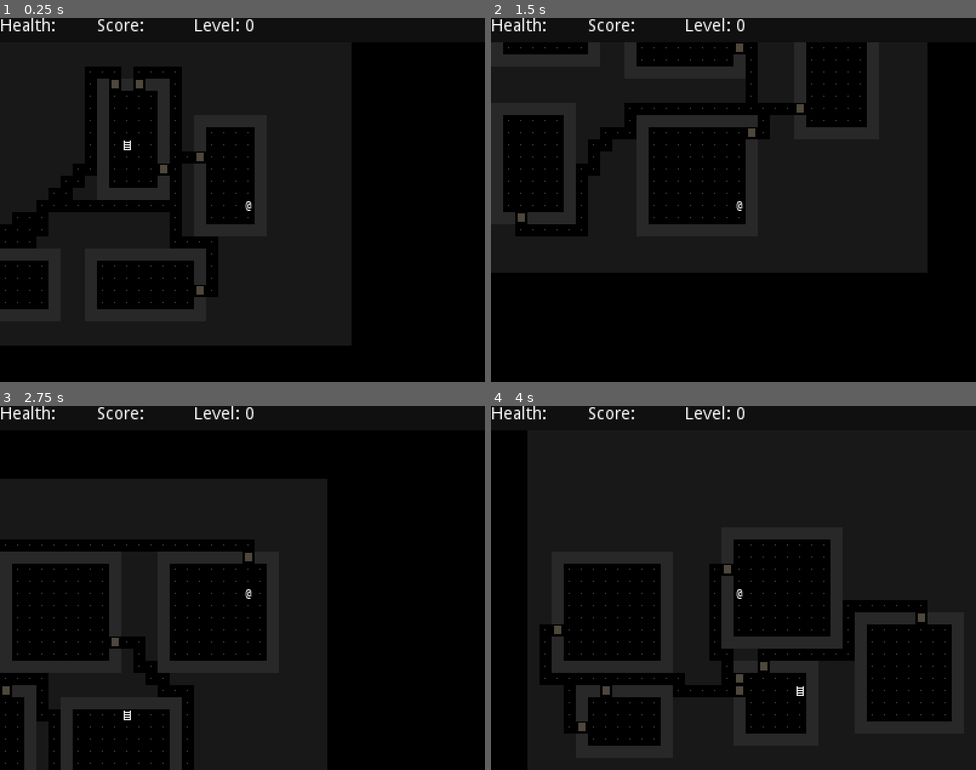
Above: before the commit, frames 1-4 (two rows, left to right).
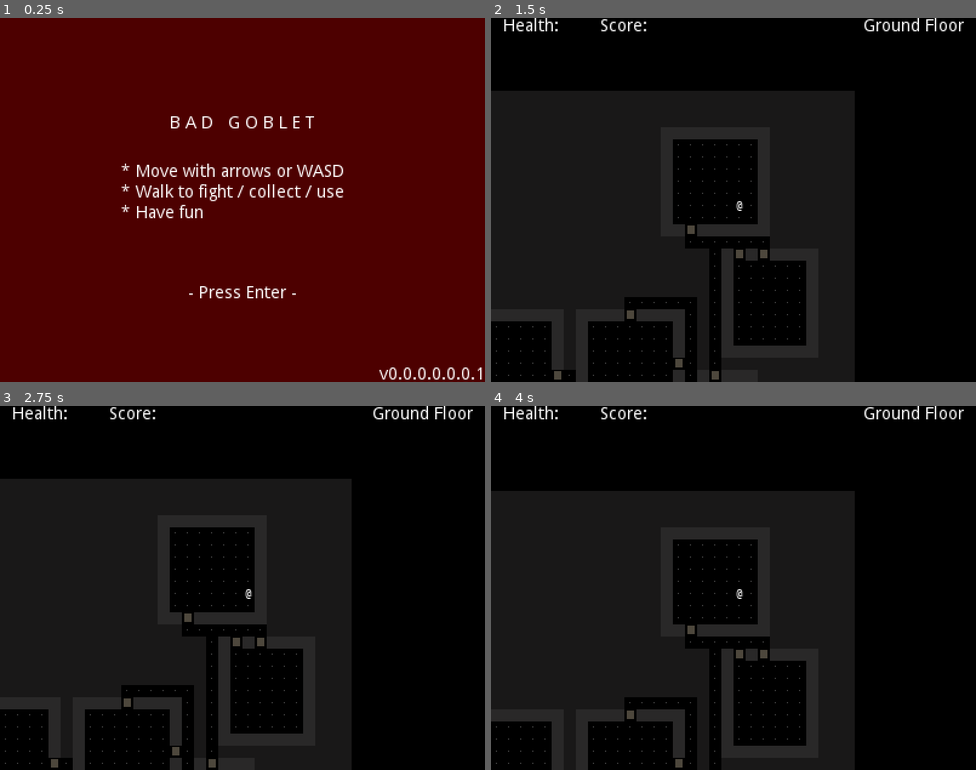
Above: after the commit, the same moments.

Repository: Boyquotes/godot-rl
Game: Godot game, scene res://Game.tscn
The game is run twice, just before and just after one commit, with the same random seed, the same clock (stepped at 60 frames per second) and the same inputs.
Inputs:
- Up to frame 1 (0.25 s): no input
- Up to frame 2 (1.5 s): tap Enter (Restart, bound only before the commit) at 0.5, 1.25 s; hold Right (Right) 0.53-1.28 s; hold Down (Down) from 1.28 s (still down)
- Up to frame 3 (2.75 s): tap Enter (Restart, bound only before the commit) at 2 s; release Down (Down) at 2.03 s; hold Right (Right) from 2.03 s (still down)
- Up to frame 4 (4 s): tap Enter (Restart, bound only before the commit) at 2.75, 3.5 s; release Right (Right) at 2.78 s; hold Up (Up) 2.78-3.53 s; hold Left (Left) from 3.53 s (still down)

The runs differ from the first frame. In frame 1, 100% of the frame differs, in the area x 0-100%, y 0-100%; in frame 2, 40%; in frame 3, 22%; in frame 4, 57%.

Commit message:
title screen, game states, sound playback

Diff:
--- a/Game.gd
+++ b/Game.gd
@@ -6,15 +6,15 @@
 
 const LEVEL_SIZES = [
 	Vector2(40, 30),
-	Vector2(60, 45),
-	Vector2(80, 60),
-	Vector2(100, 75),
-	Vector2(120, 90)
+	Vector2(50, 40),
+	Vector2(60, 50),
+	Vector2(70, 60),
+	Vector2(80, 70)
 ]
 
 const LEVEL_ROOM_COUNT = [5, 7, 9, 12, 15]
-const MIN_ROOM_DIMENSION = 6
-const MAX_ROOM_DIMENSION = 10
+const MIN_ROOM_DIMENSION = 5
+const MAX_ROOM_DIMENSION = 9
 
 # enum to get tiles by index ---------------------------------------------------
 enum Tile {Player, Stone, Floor, Ladder, Wall, Door}
@@ -30,20 +30,24 @@
 # ref via scene node name, onready to reference only after setup
 
 onready var tile_map = $TileMap
+onready var visibility_map = $VisibilityMap
 onready var player = $Player
-onready var soundeffects = $Player/SoundEffects
-
-# TODO: set up player object
+onready var sound_walk = $Player/SoundWalk
+onready var sound_door = $Player/SoundDoor
+onready var sound_ladder = $Player/SoundLadder
+
 
 # game states ------------------------------------------------------------------
 
+var game_state
 var player_tile
 var score = 0
 
 # Called when the node enters the scene tree for the first time ----------------
 func _ready():
 	OS.set_window_size(Vector2(400,300))
-	initialize_game()
+	game_state = "title"
+	$CanvasLayer/Title.visible = true
 
 # input event handler
 func _input(event):
@@ -60,19 +64,22 @@
 		try_move(1, 0)
 	if event.is_action("Quit"):
 		get_tree().quit()
-	if event.is_action("Restart"):
+	if event.is_action("Start"):
 		## TODO: make this possible only during game over state
-		initialize_game()
+		if game_state != "gameplay":
+			initialize_game()
 
 
 # function to initialize / restart the entire game -----------------------------
 
 func initialize_game():
+	game_state = "gameplay"
 	randomize()
 	level_num = 0
 	score = 0
-	$CanvasLayer/Win.visible = false;
-	$CanvasLayer/Lose.visible = false;
+	$CanvasLayer/Win.visible = false
+	$CanvasLayer/Lose.visible = false
+	$CanvasLayer/Title.visible = false
 	build_level()
 
 func try_move(dx, dy):
@@ -90,15 +97,17 @@
 		Tile.Floor:
 			player_tile = Vector2(x, y)
 			# TO DO: play walk sound
-			soundeffects.play()
+			sound_walk.play()
 
 		# if door, turn it into floor to "open"
 		Tile.Door:
 			set_tile(x, y, Tile.Floor)
 			# TO DO: play door open sound
+			sound_door.play()
 
 		# if ladder, increase level count, add score, etc.
 		Tile.Ladder:
+			sound_ladder.play()
 			level_num += 1
 			score += 20
 			if level_num < LEVEL_SIZES.size():
@@ -107,6 +116,7 @@
 				# no more levels left, you win
 				score += 1000
 				$CanvasLayer/Win.visible = true
+				game_state = "end"
 
 	update_visuals()
 
@@ -127,6 +137,8 @@
 		for y in range(level_size.y):
 			map[x].append(Tile.Stone)
 			tile_map.set_cell(x, y, Tile.Stone)
+			visibility_map.set_cell(x, y, -1)
+			## TODO: set 'visited' tiles to semi dark
 
 	# set region but keep one tile edge of stone
 	var free_regions = [Rect2(Vector2(2, 2), level_size - Vector2(4, 4))]
@@ -155,11 +167,17 @@
 	set_tile(ladder_x, ladder_y, Tile.Ladder)
 
 	# update ui
-	$CanvasLayer/Level.text = "Level: " + str(level_num)
+	if level_num > 0:
+		$CanvasLayer/Level.text = "Basement Level" + str(level_num)
+	else:
+		$CanvasLayer/Level.text = "Ground Floor"
 
 func update_visuals():
 	# convert tile coords into pixel coords
 	player.position = player_tile * TILE_SIZE
+
+	# determine what player can see with raycast
+
 
 # function to connect existing rooms -------------------------------------------
 
--- a/Game.tscn
+++ b/Game.tscn
@@ -1,8 +1,11 @@
-[gd_scene load_steps=5 format=2]
+[gd_scene load_steps=9 format=2]
 
 [ext_resource path="res://tileset.png" type="Texture" id=1]
 [ext_resource path="res://Game.gd" type="Script" id=2]
 [ext_resource path="res://sound/footstep1.wav" type="AudioStream" id=3]
+[ext_resource path="res://dark.png" type="Texture" id=4]
+[ext_resource path="res://sound/door1.wav" type="AudioStream" id=5]
+[ext_resource path="res://sound/ladder1.wav" type="AudioStream" id=6]
 
 [sub_resource type="TileSet" id=1]
 0/name = "player"
@@ -90,6 +93,22 @@
 5/shapes = [  ]
 5/z_index = 0
 
+[sub_resource type="TileSet" id=2]
+0/name = "dark.png 0"
+0/texture = ExtResource( 4 )
+0/tex_offset = Vector2( 0, 0 )
+0/modulate = Color( 1, 1, 1, 1 )
+0/region = Rect2( 0, 0, 10, 10 )
+0/tile_mode = 0
+0/occluder_offset = Vector2( 0, 0 )
+0/navigation_offset = Vector2( 0, 0 )
+0/shape_offset = Vector2( 0, 0 )
+0/shape_transform = Transform2D( 1, 0, 0, 1, 0, 0 )
+0/shape_one_way = false
+0/shape_one_way_margin = 0.0
+0/shapes = [  ]
+0/z_index = 0
+
 [node name="Game" type="Node2D"]
 script = ExtResource( 2 )
 
@@ -101,6 +120,14 @@
 format = 1
 tile_data = PoolIntArray( -327691, 2, 0 )
 
+[node name="VisibilityMap" type="TileMap" parent="."]
+tile_set = SubResource( 2 )
+cell_size = Vector2( 10, 10 )
+cell_quadrant_size = 10
+cell_custom_transform = Transform2D( 1, 0, 0, 1, 0, 0 )
+format = 1
+tile_data = PoolIntArray( -327691, 2, 0 )
+
 [node name="Player" type="Sprite" parent="."]
 position = Vector2( 200, 150 )
 texture = ExtResource( 1 )
@@ -116,21 +143,28 @@
 drag_margin_right = 0.0
 drag_margin_bottom = 0.0
 
-[node name="SoundEffects" type="AudioStreamPlayer2D" parent="Player"]
+[node name="SoundWalk" type="AudioStreamPlayer2D" parent="Player"]
 stream = ExtResource( 3 )
 
+[node name="SoundDoor" type="AudioStreamPlayer2D" parent="Player"]
+stream = ExtResource( 5 )
+
+[node name="SoundLadder" type="AudioStreamPlayer2D" parent="Player"]
+stream = ExtResource( 6 )
+
 [node name="CanvasLayer" type="CanvasLayer" parent="."]
 
 [node name="Top Bar" type="ColorRect" parent="CanvasLayer"]
 margin_right = 400.0
 margin_bottom = 20.0
-color = Color( 0.0666667, 0.0666667, 0.0666667, 1 )
+color = Color( 0, 0, 0, 1 )
 __meta__ = {
 "_edit_use_anchors_": false
 }
 
 [node name="HP" type="Label" parent="CanvasLayer"]
-margin_right = 80.0
+margin_left = 10.0
+margin_right = 90.0
 margin_bottom = 20.0
 rect_pivot_offset = Vector2( -80, 0 )
 text = "Health:"
@@ -139,8 +173,8 @@
 }
 
 [node name="Score" type="Label" parent="CanvasLayer"]
-margin_left = 80.0
-margin_right = 160.0
+margin_left = 90.0
+margin_right = 170.0
 margin_bottom = 20.0
 rect_pivot_offset = Vector2( -80, 0 )
 text = "Score:"
@@ -149,11 +183,12 @@
 }
 
 [node name="Level" type="Label" parent="CanvasLayer"]
-margin_left = 160.0
-margin_right = 240.0
+margin_left = 240.0
+margin_right = 390.0
 margin_bottom = 20.0
 rect_pivot_offset = Vector2( -80, 0 )
 text = "Level:"
+align = 2
 __meta__ = {
 "_edit_use_anchors_": false
 }
@@ -199,3 +234,48 @@
 Press Enter to play again."
 align = 1
 autowrap = true
+
+[node name="Title" type="ColorRect" parent="CanvasLayer"]
+visible = false
+margin_right = 400.0
+margin_bottom = 300.0
+color = Color( 0.305882, 0, 0, 1 )
+__meta__ = {
+"_edit_use_anchors_": false
+}
+
+[node name="Label" type="Label" parent="CanvasLayer/Title"]
+margin_left = 80.0
+margin_top = 80.0
+margin_right = 320.0
+margin_bottom = 100.0
+text = "B A D   G O B L E T"
+align = 1
+
+[node name="Label4" type="Label" parent="CanvasLayer/Title"]
+margin_top = 270.0
+margin_right = 400.0
+margin_bottom = 301.0
+text = "v0.0.0.0.0.0.1"
+align = 2
+valign = 2
+
+[node name="Label3" type="Label" parent="CanvasLayer/Title"]
+margin_left = 80.0
+margin_top = 220.0
+margin_right = 320.0
+margin_bottom = 240.0
+text = "- Press Enter -"
+align = 1
+
+[node name="Label2" type="Label" parent="CanvasLayer/Title"]
+margin_left = 100.0
+margin_top = 120.0
+margin_right = 320.0
+margin_bottom = 180.0
+text = "* Move with arrows or WASD
+* Walk to fight / collect / use
+* Have fun"
+__meta__ = {
+"_edit_use_anchors_": false
+}
--- a/project.godot
+++ b/project.godot
@@ -58,7 +58,7 @@
 "events": [ Object(InputEventKey,"resource_local_to_scene":false,"resource_name":"","device":0,"alt":false,"shift":false,"control":false,"meta":false,"command":false,"pressed":false,"scancode":16777217,"unicode":0,"echo":false,"script":null)
  ]
 }
-Restart={
+Start={
 "deadzone": 0.5,
 "events": [ Object(InputEventKey,"resource_local_to_scene":false,"resource_name":"","device":0,"alt":false,"shift":false,"control":false,"meta":false,"command":false,"pressed":false,"scancode":16777221,"unicode":0,"echo":false,"script":null)
  ]
Binary file added: dark.png
Not shown, added: dark.png.import
Not shown, added: sound/door1.wav.import
Not shown, added: sound/ladder1.wav.import
Not shown, added: sound/door1.wav
Not shown, added: sound/ladder1.wav
